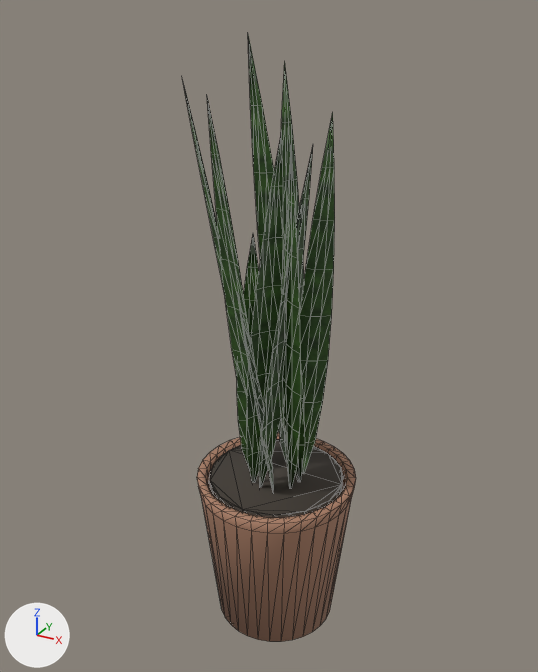
The glTF model villa/furniture/kitchen_plant.glb, before and after one commit.
One viewpoint serves both versions: a camera (50 mm lens) standing at (11.572, 4.936, 1.232) and looking at (10.922, 6.118, 0.642). Every picture has the same lights, and +X, +Y and +Z are marked at lower left. The older version comes first. Mesh edges are drawn as thin lines. Vertices at exactly the same position are counted once.

In view in the first picture: 'kitchen_plant'.
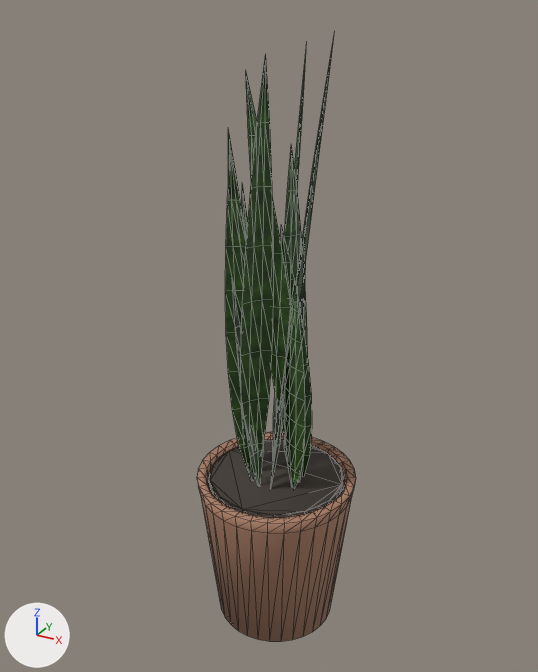
Location of each change, (x1, y1, x2, y2) in pixels of the pictures (538 x 672 px; the box of a moved part takes in the faces that stretch with it):
'kitchen_plant', reshaped (8% narrower): before (183, 35, 356, 642); after (197, 37, 356, 642)
part 1 of me_kitchen_plant, moved or reshaped: before (248, 35, 305, 481); after (246, 73, 303, 482)
part 2 of me_kitchen_plant, moved or reshaped: before (281, 62, 304, 309); after (284, 144, 308, 355)
part 3 of me_kitchen_plant, moved or reshaped (mostly hidden): before (279, 418, 287, 462); after (284, 263, 306, 462)
part 4 of me_kitchen_plant, moved or reshaped: before (183, 83, 225, 295); after (273, 44, 307, 456)
part 5 of me_kitchen_plant, moved or reshaped (mostly hidden afterwards): before (207, 97, 251, 392); after (242, 183, 248, 238)
part 6 of me_kitchen_plant, moved or reshaped: before (247, 131, 283, 482); after (241, 54, 274, 481)
part 7 of me_kitchen_plant, moved or reshaped: before (259, 147, 313, 487); after (228, 130, 264, 486)
part 8 of me_kitchen_plant, moved or reshaped: before (283, 147, 301, 489); after (285, 279, 305, 488)
part 9 of me_kitchen_plant, moved or reshaped: before (237, 113, 335, 489); after (225, 37, 334, 489)

Patch to the scene script:
```diff
--- a/villa/furniture/kitchen_plant.glb.py
+++ b/villa/furniture/kitchen_plant.glb.py
@@ me_kitchen_plant @@
 # used by ob_kitchen_plant; location = (10.95, 6.1, 0.0)
-me_kitchen_plant.from_pydata(...)  # 580 vertices, 954 faces; spans x -0.212..0.166, y -0.166..0.166, z 0.0..1.199
+me_kitchen_plant.from_pydata(...)  # 580 vertices, 954 faces; spans x -0.166..0.166, y -0.166..0.166, z 0.0..1.199
+# me_kitchen_plant part 1: the loose piece of 30 vertices spanning x -0.017..0.067, y -0.075..0.002, z 0.32..1.199 is multiplied about its middle by the matrix ((0.999, 0.027, -0.009), (-0.028, 0.986, 0.007), (0.02, 0.003, 0.937)), then moved by (-0.005, 0.003, -0.028)
+# me_kitchen_plant part 2: the loose piece of 30 vertices spanning x -0.024..0.028, y 0.029..0.086, z 0.32..1.149 is multiplied about its middle by the matrix ((0.978, 0.016, -0.001), (0.009, 0.992, 0.035), (0.016, -0.047, 0.825)), then moved by (0.0, 0.014, -0.073)
+# me_kitchen_plant part 3: the loose piece of 30 vertices spanning x -0.056..-0.001, y 0.035..0.103, z 0.32..0.861 is multiplied about its middle by the matrix ((0.998, 0.026, 0.129), (-0.026, 0.999, -0.011), (-0.125, -0.009, 0.862)), then moved by (0.036, -0.002, -0.034)
+# me_kitchen_plant part 4: the loose piece of 30 vertices spanning x -0.212..-0.042, y 0.008..0.049, z 0.32..1.12 is multiplied about its middle by the matrix ((0.954, 0.238, 0.212), (-0.257, 0.964, 0.113), (-0.189, -0.153, 1.029)), then moved by (0.096, 0.076, 0.029)
+# me_kitchen_plant part 5: the loose piece of 30 vertices spanning x -0.088..-0.027, y -0.121..0.018, z 0.32..1.108 is multiplied about its middle by the matrix ((0.989, 0.081, -0.049), (-0.086, 0.944, 0.221), (0.093, -0.2, 0.738)), then moved by (-0.024, 0.095, -0.09)
+# me_kitchen_plant part 6: the loose piece of 30 vertices spanning x -0.029..0.05, y -0.092..-0.033, z 0.32..1.054 is multiplied about its middle by the matrix ((1.003, 0.092, -0.03), (-0.103, 0.999, 0.008), (0.052, -0.015, 1.15)), then moved by (-0.017, 0.002, 0.057)
+# me_kitchen_plant part 7: the loose piece of 30 vertices spanning x -0.01..0.117, y -0.111..-0.038, z 0.32..1.042 is multiplied about its middle by the matrix ((0.947, 0.024, -0.283), (0.014, 0.981, 0.128), (0.284, -0.126, 0.939)), then moved by (-0.106, 0.047, -0.001)
+# me_kitchen_plant part 8: the loose piece of 30 vertices spanning x 0.036..0.101, y -0.135..-0.028, z 0.32..1.043 is multiplied about its middle by the matrix ((0.987, -0.117, -0.065), (0.104, 0.968, 0.094), (0.028, -0.022, 0.656)), then moved by (-0.014, 0.044, -0.122)
+# me_kitchen_plant part 9: 90 of 580 vertices moved; they spanned x -0.081..0.09, y -0.133..0.056, z 0.32..1.072 and now span x -0.082..0.074, y -0.069..0.059, z 0.32..1.199; mean shift (0.001, 0.007, 0.064); largest move (-0.007, -0.133, 0.787) -> (0.074, 0.059, 1.199)
 me_kitchen_plant.materials.append(mat_terracotta)
```
